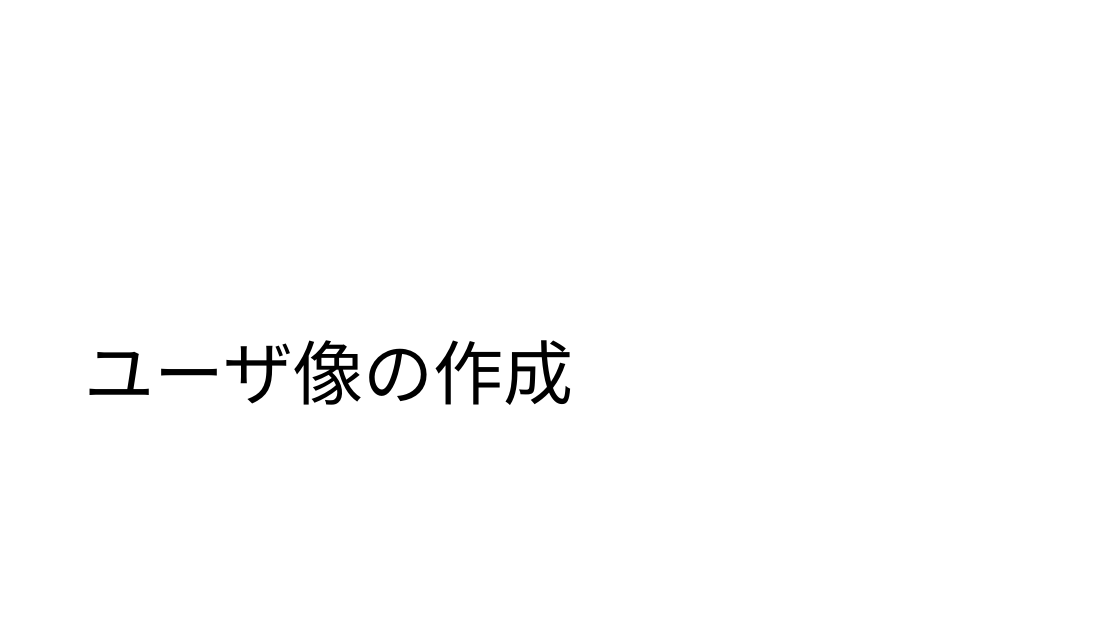
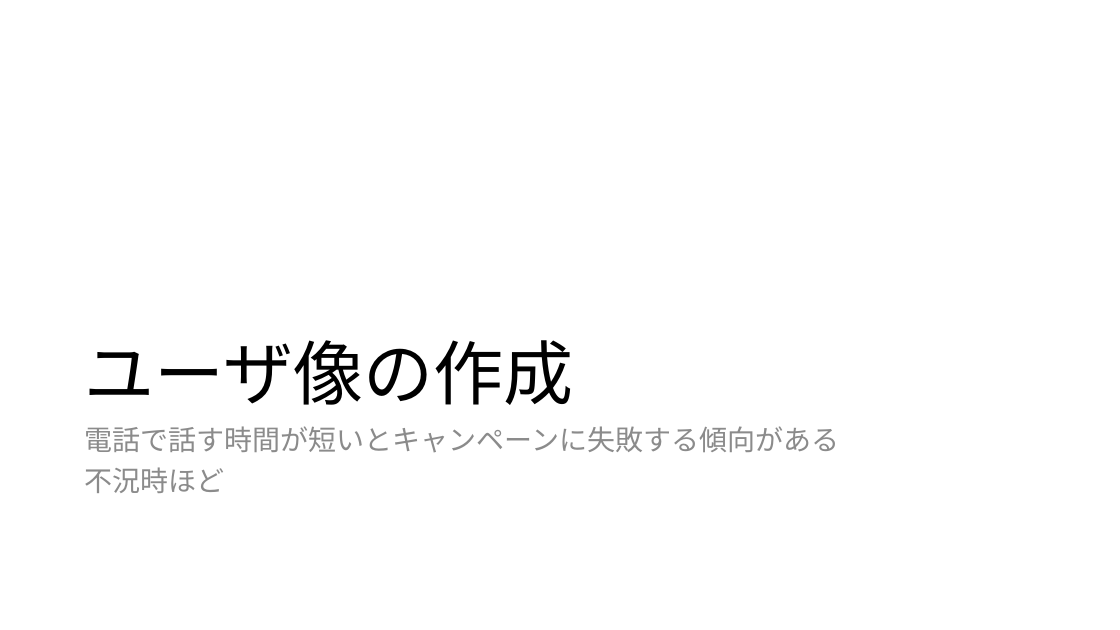
Before and after one commit to takahashi-ei/datamix_PBL_telMarketing, a slide deck: slide 3 of PBL.pptx. Drawn at 1120x630 pixels with LibreOffice and Linux fonts; fonts in the diff are those of the drawing. Boxes give left, top, right and bottom in pixels: in the first picture for what was removed or moved away, otherwise in the second. Text is boxed around its words. In the diff, an @@ line names an element or a change of style, - is before the commit and + after.

```diff
--- a/PBL.pptx
+++ b/PBL.pptx
@@ text added at [85,426,840,493], 24 pt, text #8C8C8C @@
+電話で話す時間が短いとキャンペーンに失敗する傾向がある
+不況時ほど
```
Also in this commit, not shown: 1 other file.
